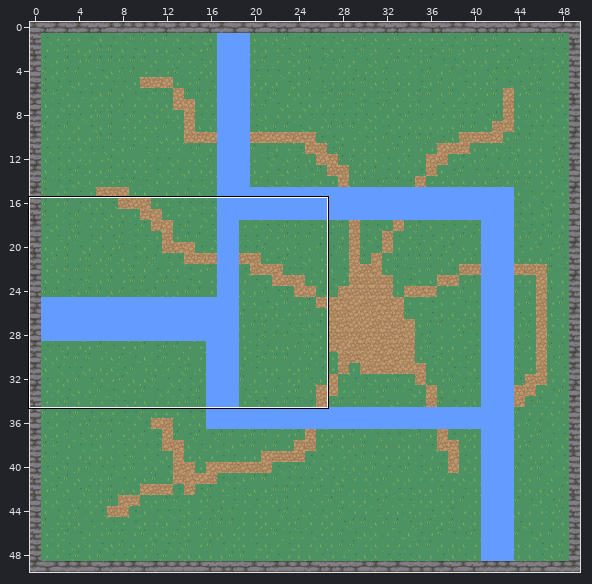
Two states of a Tiled map, carte.tmx. The picture above shows the old version from afar; the outline marks the close-up.
Close-up. First the earlier version:
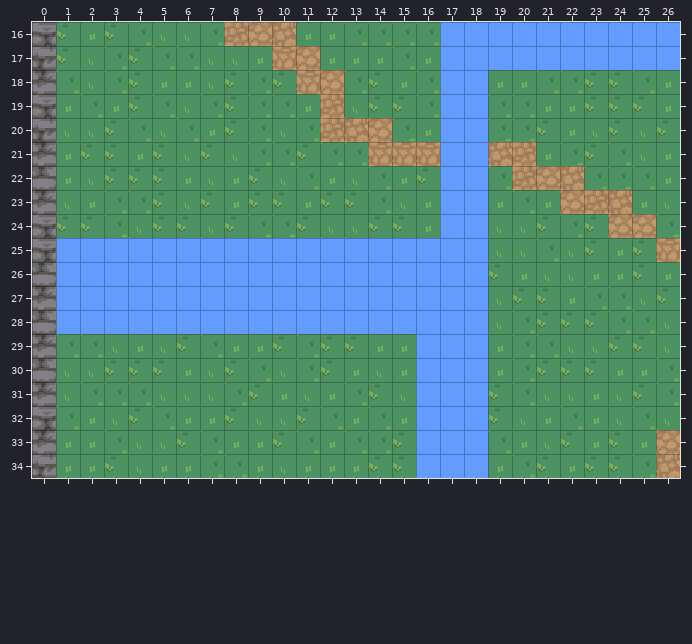
Cells are 16x16 px. Shown: x 0..26, y 16..34. The commit also changed other parts of the map, which this record leaves out.
Once edited:
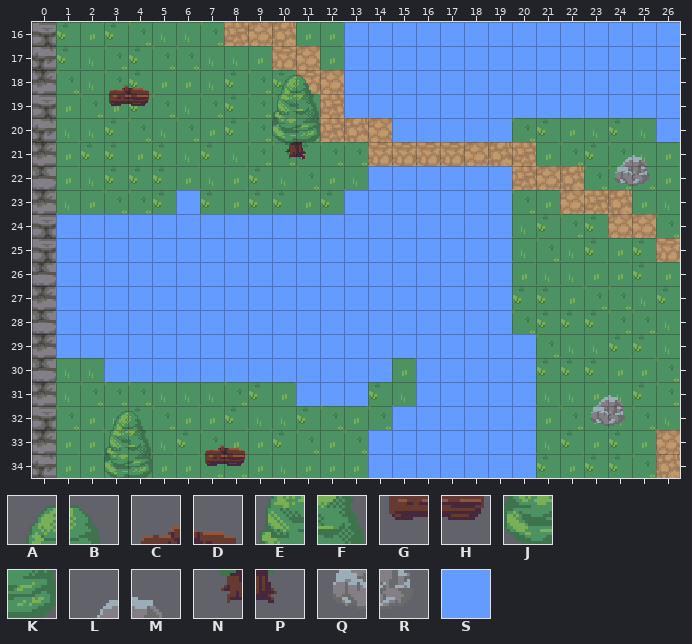
Key: from "nature": A 0, B 1, C 8, D 9, E 40, F 41, G 48, H 49, J 80, K 81, L 84, M 85, N 120, P 121, Q 124, R 125, S 162.
_ is an empty cell, . an unchanged one.
Tiles of an added or newly shown layer are drawn over the layers below it.
Edits made:
--- layer "water"
@@ x 1..26 @@
-16 ............____..........
-17 ............____..........
-18 ............____..________
-19 ............____..________
-20 ..............__.._......_
-21 ................SS........
-22 .............___.._.......
-23 ....._......____.._.......
-24 ________________.._.......
-25 .................._.......
-26 .................._.......
-27 .................._.......
-28 .................._.......
-29 _______________...__......
-30 ..____________....__......
-31 ..........___.....__......
-32 .............._...__......
-33 .............__...__......
-34 .............__...__......
+16 ............SSSS..........
+17 ............SSSS..........
+18 ............SSSS..SSSSSSSS
+19 ............SSSS..SSSSSSSS
+20 ..............SS..S......S
+21 ................__........
+22 .............SSS..S.......
+23 .....S......SSSS..S.......
+24 SSSSSSSSSSSSSSSS..S.......
+25 ..................S.......
+26 ..................S.......
+27 ..................S.......
+28 ..................S.......
+29 SSSSSSSSSSSSSSS...SS......
+30 ..SSSSSSSSSSSS....SS......
+31 ..........SSS.....SS......
+32 ..............S...SS......
+33 .............SS...SS......
+34 .............SS...SS......
--- layer "deco" (added)
@@ x 3..25 @@
-18 __.....__..............
-19 __.....__..............
-20 .......__..............
-21 .......__............__
-22 .....................__
+18 CD.....AB..............
+19 GH.....EF..............
+20 .......JK..............
+21 .......NP............LM
+22 .....................QR
@@ x 3..24 @@
-31 ....................__
-32 __..................__
-33 __..__................
-34 __..__................
+31 ....................LM
+32 AB..................QR
+33 EF..CD................
+34 JK..GH................
Boxes around the changes in both close-ups, in picture pixels (x1, y1, x2, y2):
changed: (56, 22, 680, 478)
